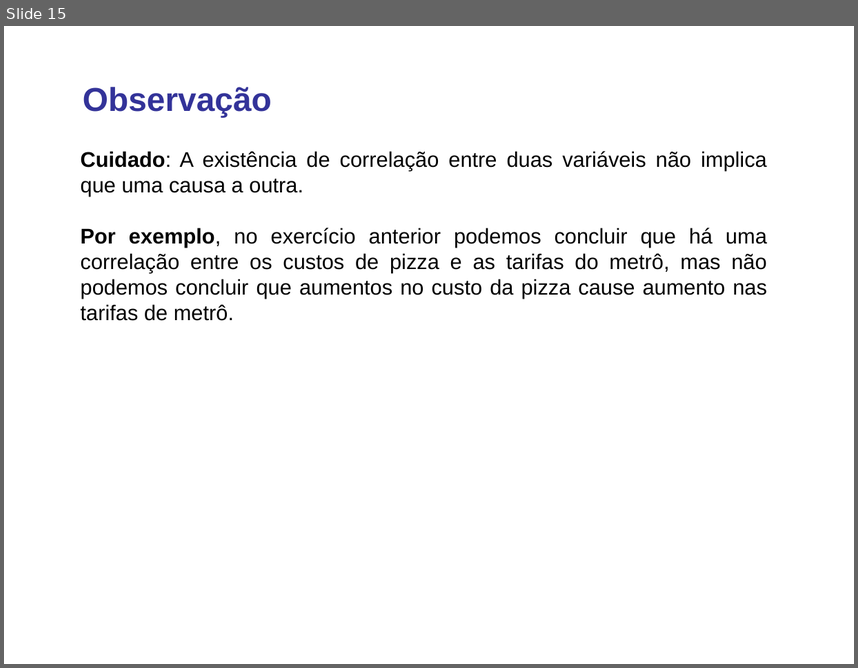
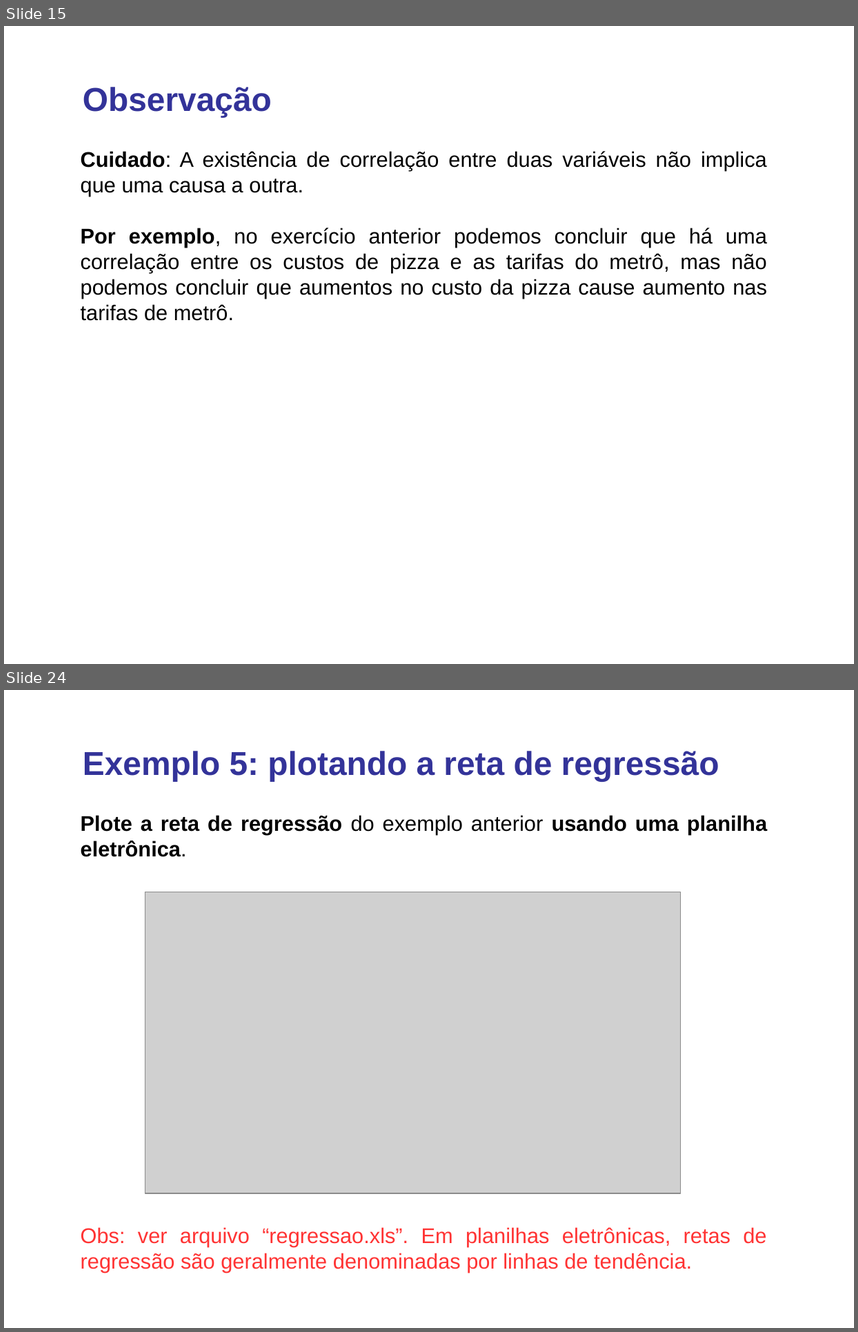
Before and after one commit to lansaviniec/estatistica, a slide deck: 10 correlacao_regressao.ppt. Shown one above the other, each under a label of ours: slide 15 before the commit, slides 15 and 24 after it; the slides between them are not shown. The pictures are 858x668 and 858x1332 pixels, drawn with LibreOffice and Linux fonts; fonts in the diff are those of the drawing; grey boxes stand for pictures. Boxes give left, top, right and bottom in pixels: in the first picture for what was removed or moved away, otherwise in the second. Text is boxed around its words. In the diff, an @@ line names an element or a change of style, - is before the commit and + after.

```diff
--- a/10 correlacao_regressao.ppt
+++ b/10 correlacao_regressao.ppt
@@ slide 24 added at <box>4,690,854,1328</box>, background #FFFFFF @@
@@ text added at <box>83,751,720,781</box>, 28 pt, text #333399, bold @@
+Exemplo 5: plotando a reta de regressão
@@ text added at <box>81,815,767,857</box>, 18 pt, text #000000, bold @@
+Plote a reta de regressão do exemplo anterior usando uma planilha eletrônica.
@@ picture added at <box>145,892,681,1193</box> @@
@@ text added at <box>81,1227,766,1272</box>, 18 pt, text #FF3333 @@
+Obs: ver arquivo “regressao.xls”. Em planilhas eletrônicas, retas de regressão são geralmente denominadas por linhas de tendência.
```
Also in this commit, not shown: 3 slides changed, 11 other slides added, 1 other file.
